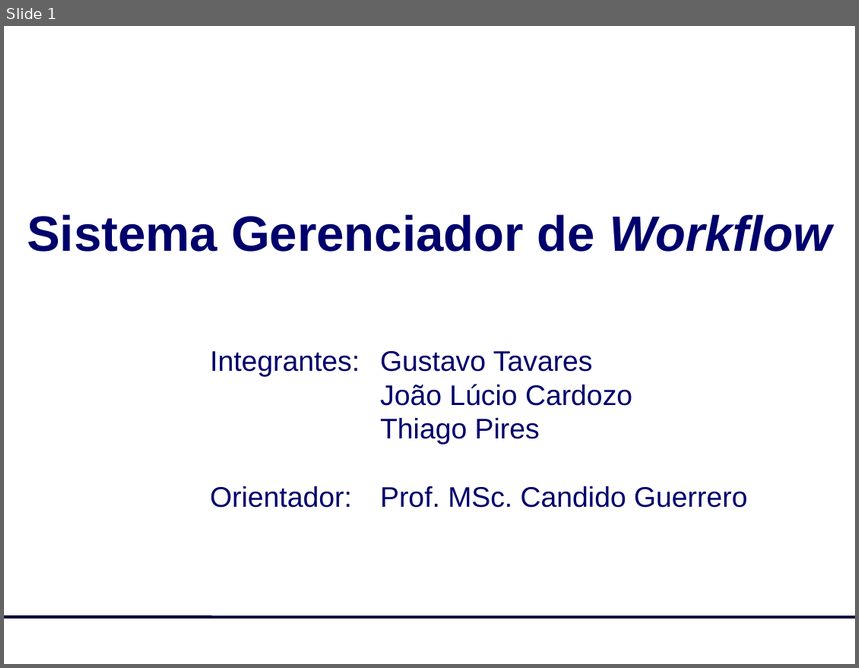
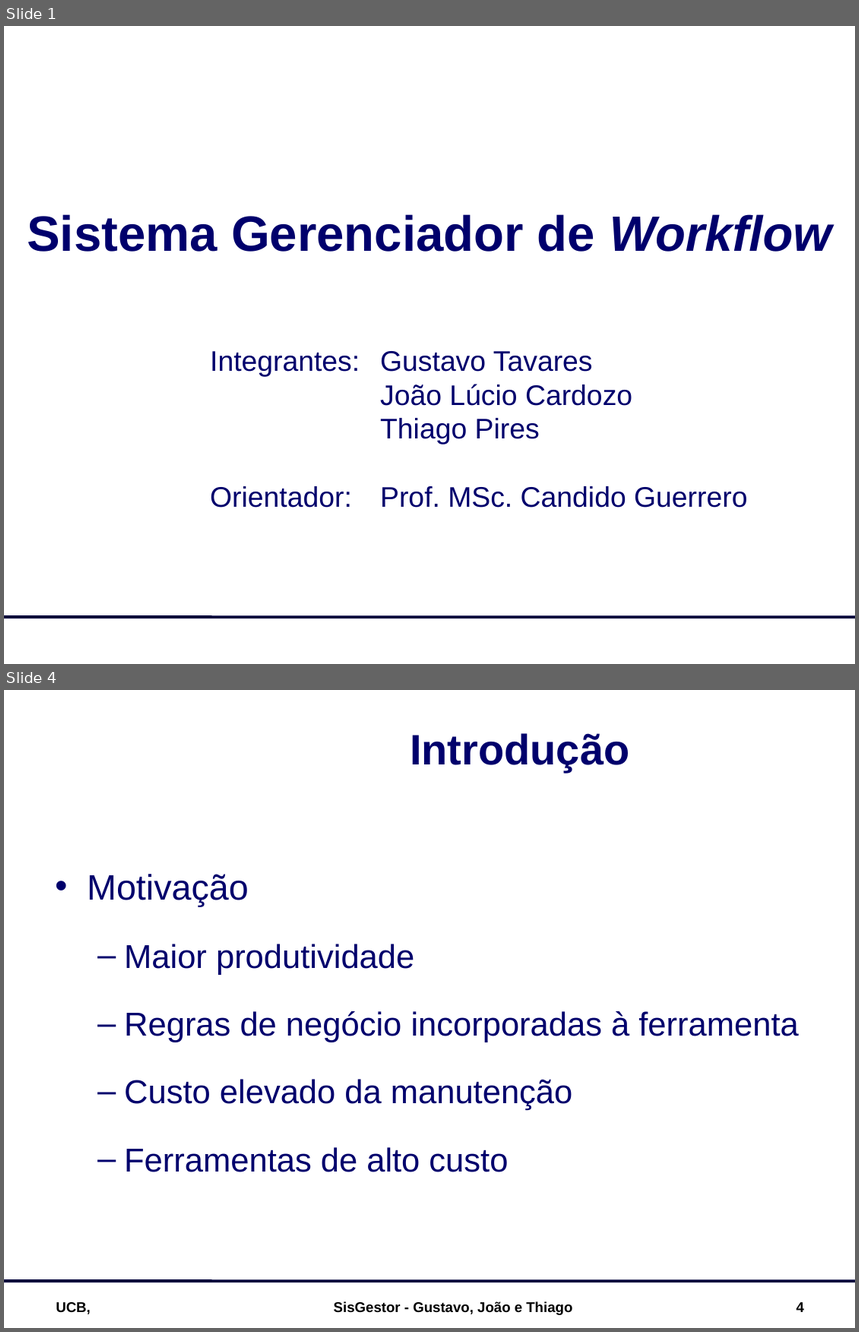
Before and after one commit to joaolce/sisgestor, a slide deck: documentacao/SisGestor_Apresentação.ppt. Shown one above the other, each under a label of ours: slide 1 before the commit, slides 1 and 4 after it; the slides between them are not shown. The pictures are 859x668 and 859x1332 pixels, drawn with LibreOffice and Linux fonts; fonts in the diff are those of the drawing; background and template pictures are left out. Boxes give left, top, right and bottom in pixels: in the first picture for what was removed or moved away, otherwise in the second. Text is boxed around its words. In the diff, an @@ line names an element or a change of style, - is before the commit and + after.

```diff
--- a/documentacao/SisGestor_Apresentação.ppt
+++ b/documentacao/SisGestor_Apresentação.ppt
@@ slide 4 added at (x1=4, y1=690, x2=855, y2=1328), background picture (left out); not listed: 1 template element that a slide beside it also shows @@
@@ title added at (x1=410, y1=733, x2=629, y2=772), 36 pt, text #00006C, bold @@
+Introdução
@@ text added at (x1=87, y1=874, x2=798, y2=1173), 28 pt, text #00006C @@
+• Motivação
+  – Maior produtividade
+  – Regras de negócio incorporadas à ferramenta
+  – Custo elevado da manutenção
+  – Ferramentas de alto custo
@@ text added at (x1=56, y1=1303, x2=91, y2=1315), 12 pt, text #000000, bold @@
+UCB,
@@ text added at (x1=334, y1=1302, x2=572, y2=1315), 12 pt, text #000000, bold @@
+SisGestor - Gustavo, João e Thiago
@@ page number added at (x1=797, y1=1303, x2=804, y2=1312), 12 pt, text #000000, bold @@
+4
```
Also in this commit, not shown: 7 slides changed, 2 other slides added, 3 slides removed, 1 other file.
